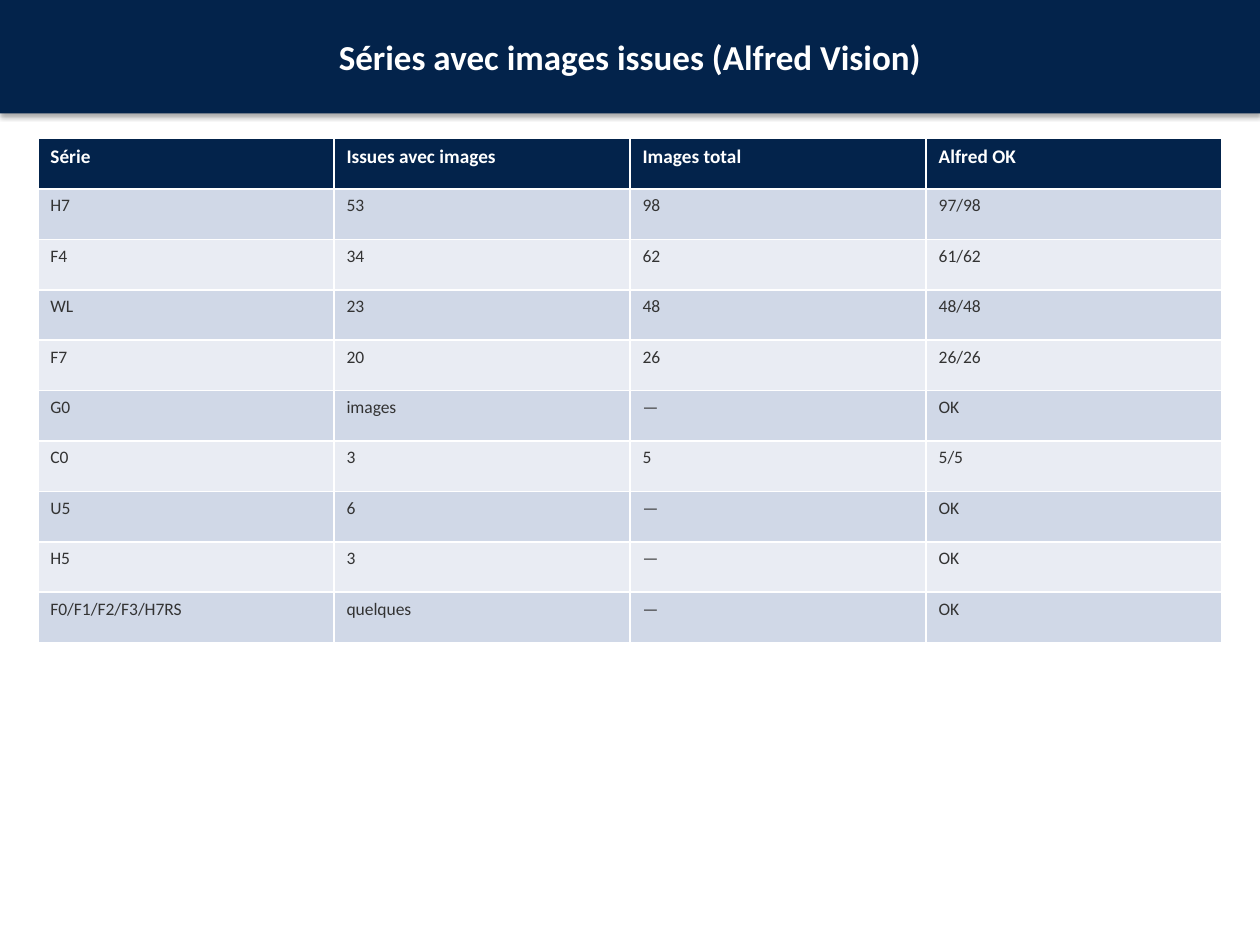
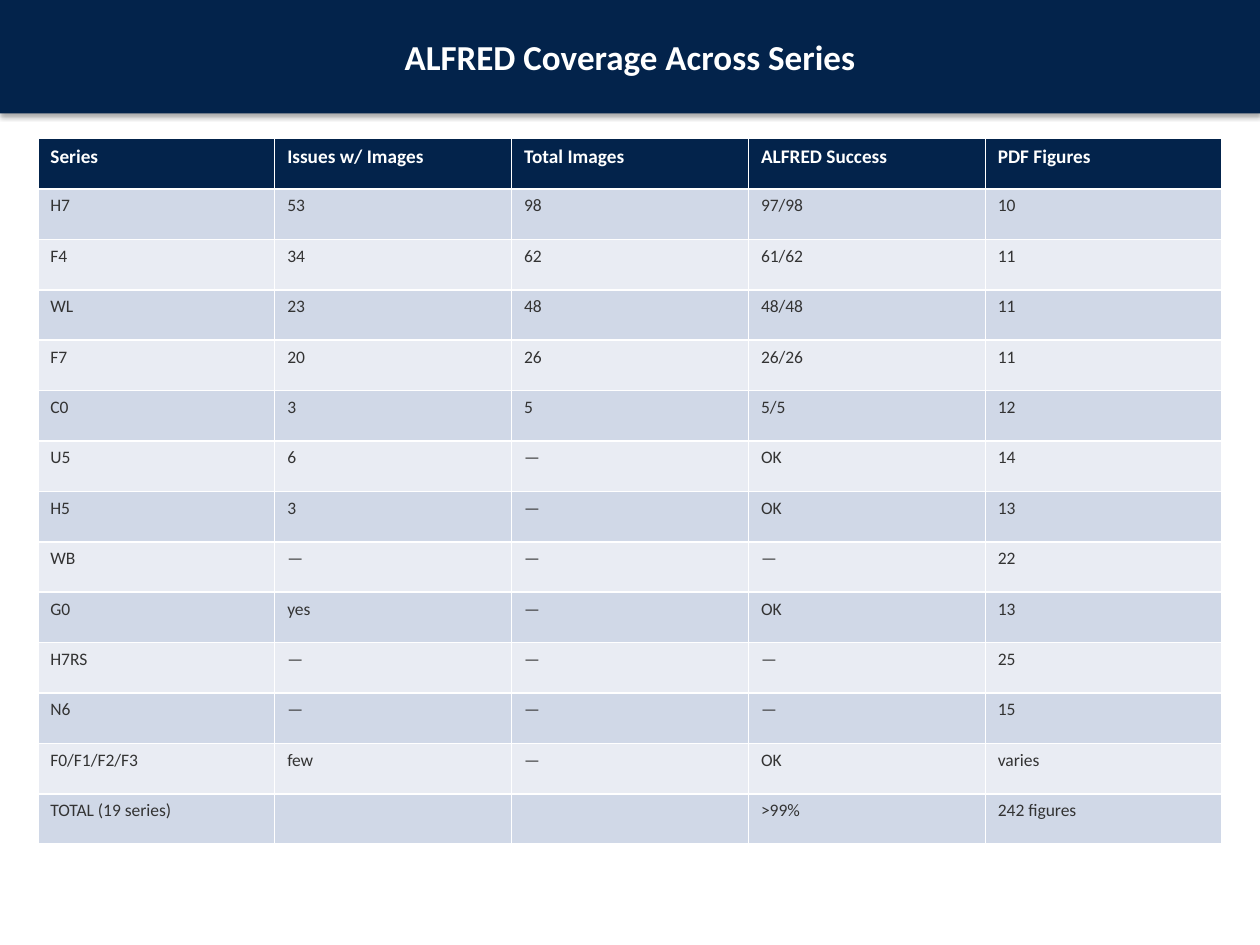
Before and after one commit to ALABSTM/stm32cube-gh-kb-pipeline, a slide deck: slide 45 of docs/Atelier_Pratique_Pipeline_STM32Cube.pptx (slide 20 before the commit). Drawn at 1260x945 pixels with LibreOffice and Linux fonts; fonts in the diff are those of the drawing. Boxes give left, top, right and bottom in pixels: in the first picture for what was removed or moved away, otherwise in the second. Text is boxed around its words. In the diff, an @@ line names an element or a change of style, - is before the commit and + after.

```diff
--- a/docs/Atelier_Pratique_Pipeline_STM32Cube.pptx
+++ b/docs/Atelier_Pratique_Pipeline_STM32Cube.pptx
@@ text in rectangle at bbox=[405, 45, 855, 76]: text changed @@
-Séries avec images issues (Alfred Vision)
+ALFRED Coverage Across Series
@@ table at bbox=[38, 139, 1222, 844] @@
-Série | Issues avec images | Images total | Alfred OK
-H7 | 53 | 98 | 97/98
-F4 | 34 | 62 | 61/62
-WL | 23 | 48 | 48/48
-F7 | 20 | 26 | 26/26
-G0 | images | — | OK
-C0 | 3 | 5 | 5/5
-U5 | 6 | — | OK
-H5 | 3 | — | OK
-F0/F1/F2/F3/H7RS | quelques | — | OK
+Series | Issues w/ Images | Total Images | ALFRED Success | PDF Figures
+H7 | 53 | 98 | 97/98 | 10
+F4 | 34 | 62 | 61/62 | 11
+WL | 23 | 48 | 48/48 | 11
+F7 | 20 | 26 | 26/26 | 11
+C0 | 3 | 5 | 5/5 | 12
+U5 | 6 | — | OK | 14
+H5 | 3 | — | OK | 13
+WB | — | — | — | 22
+G0 | yes | — | OK | 13
+H7RS | — | — | — | 25
+N6 | — | — | — | 15
+F0/F1/F2/F3 | few | — | OK | varies
+TOTAL (19 series) |  |  | >99% | 242 figures
```
Also in this commit, not shown: 20 other slides changed, 58 slides added, 13 slides removed, 27 other files.
